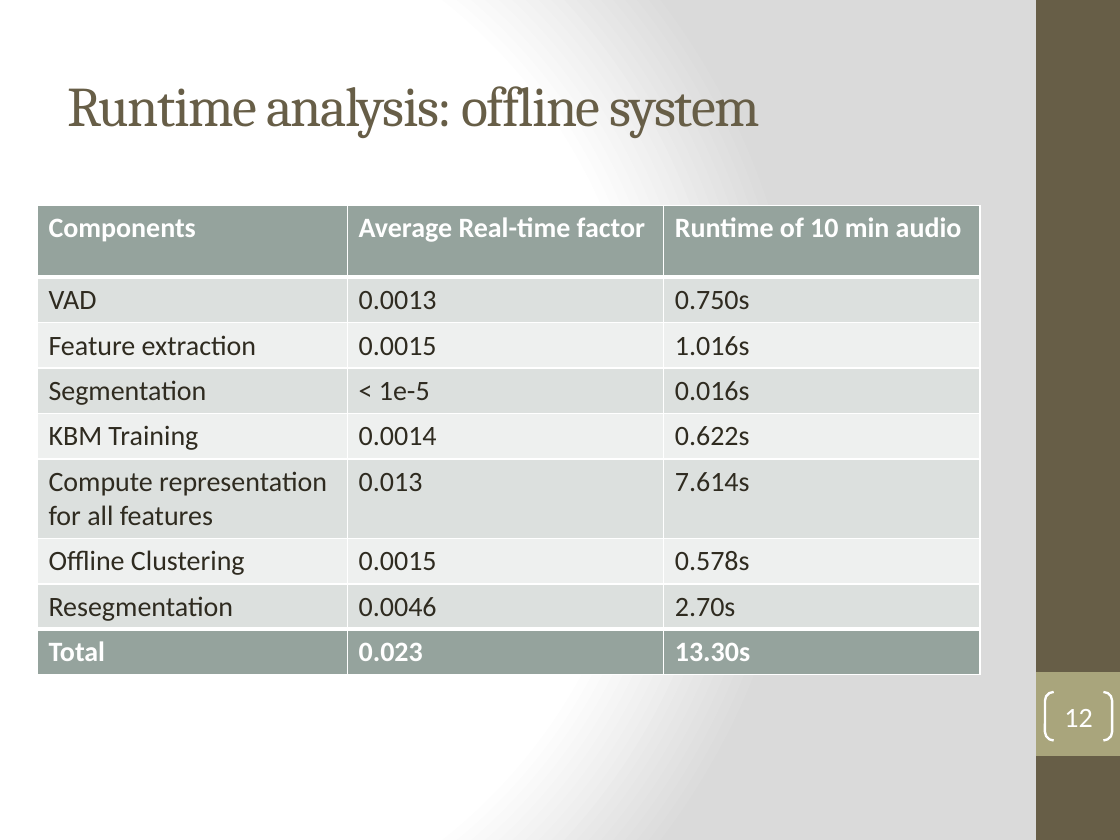
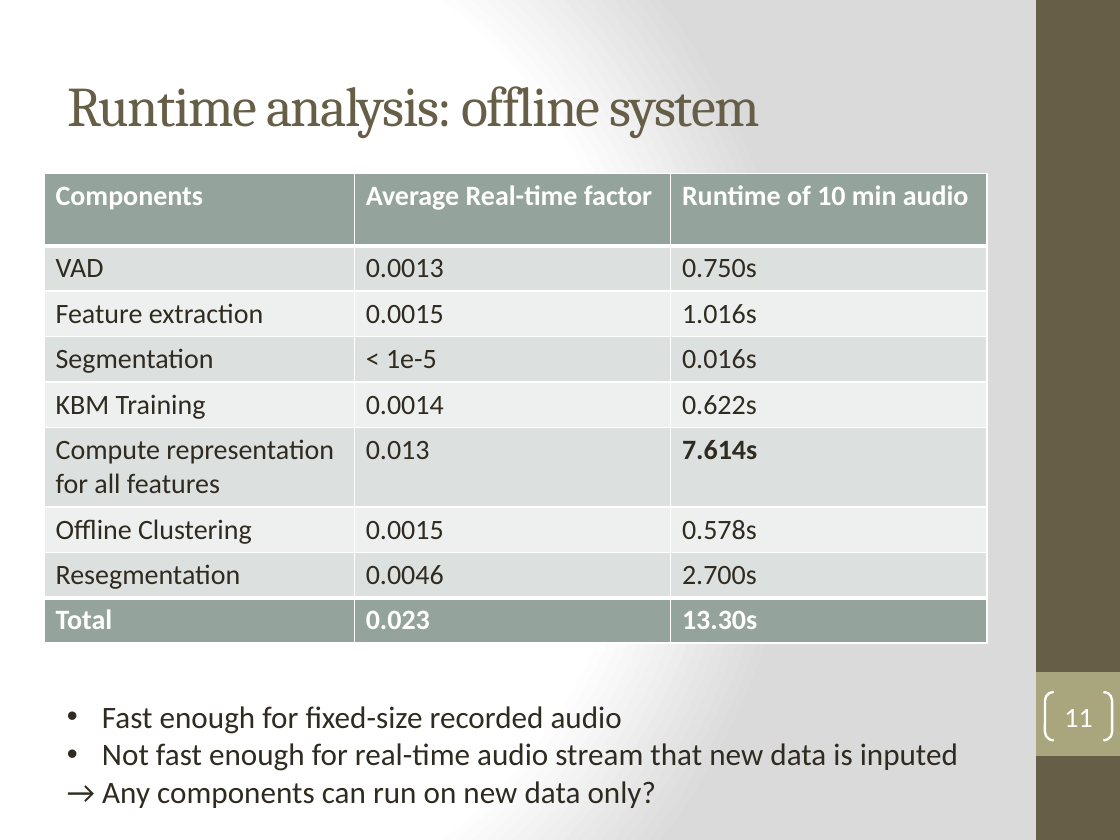
Before and after one commit to henryph/vba_project, a slide deck: slide 11 of Real-time Speaker Recognizer - Oral Examination.pptx (slide 12 before the commit). Drawn at 1120x840 pixels with LibreOffice and Linux fonts; fonts in the diff are those of the drawing. Boxes give left, top, right and bottom in pixels: in the first picture for what was removed or moved away, otherwise in the second. Text is boxed around its words. In the diff, an @@ line names an element or a change of style, - is before the commit and + after.

```diff
--- a/Real-time Speaker Recognizer - Oral Examination.pptx
+++ b/Real-time Speaker Recognizer - Oral Examination.pptx
@@ table at (45,174,987,637) @@
-row 8, column 3: 2.70s
+row 8, column 3: 2.700s
@@ bold on in "7.614s" @@
@@ table: place and size @@
-table at (37,205,979,669)
+table at (45,174,987,637)
@@ text added at (102,706,958,808), 20 pt, text #2F2B20 @@
+• Fast enough for fixed-size recorded audio
+• Not fast enough for real-time audio stream that new data is inputed
+→ Any components can run on new data only?
@@ page number at (1064,709,1092,727): text changed @@
-12
+11
```
Also in this commit, not shown: 10 other slides changed, 3 slides added, 1 slide removed.
